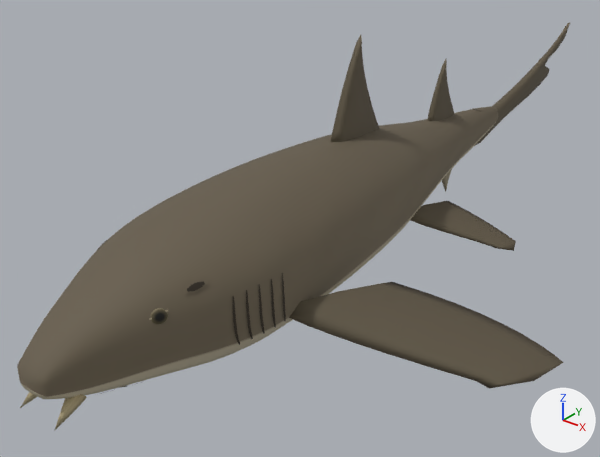
Renders of the glTF model assets/models/marine/nurse-shark.glb from each side of a commit.
Rendered twice from a camera (50 mm lens) standing at (0.487, -0.972, 0.281) and looking at (-0.054, -0.296, -0.138). The lights are fixed; the arrows at lower right show +X, +Y and +Z. The older version comes first.

The scene before the commit, as lines of its bpy script (objects in view):
```python
me_mesh_0 = bpy.data.meshes.new('Mesh_0')
me_mesh_0.from_pydata(...)  # 3092 vertices, 5788 faces; spans x -0.274..0.274, y -0.697..0.308, z -0.177..0.088
me_mesh_0.materials.append(mat_painted_skin)
ob_nurse_shark_body = bpy.data.objects.new('nurse-shark-body', me_mesh_0)
ob_nurse_shark_body.location = (0.0, 0.0, 0.0)
```
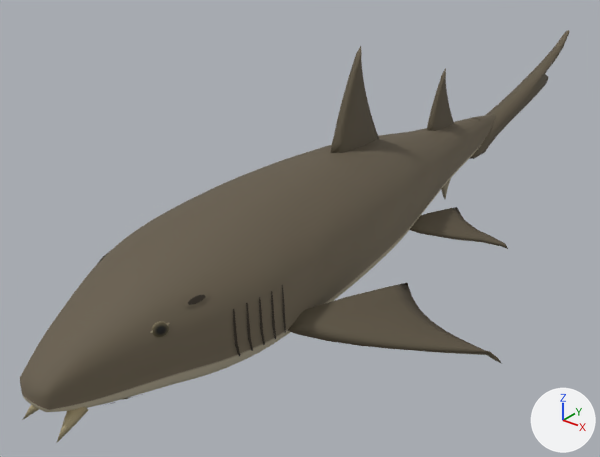
What differs and where, as boxes [x1, y1, x2, y2] in the pictures (600 x 457 px; the box of a moved part takes in the faces that stretch with it):
'nurse-shark-body', reshaped
    before: [17, 22, 570, 431]
    after: [20, 30, 570, 442]
part 1 of me_mesh_0, moved or reshaped
    before: [17, 106, 498, 399]
    after: [20, 115, 495, 412]
part 2 of me_mesh_0, moved or reshaped
    before: [331, 35, 379, 142]
    after: [331, 46, 379, 153]
part 3 of me_mesh_0, moved or reshaped
    before: [427, 59, 454, 121]
    after: [427, 68, 454, 131]
part 4 of me_mesh_0, moved or reshaped
    before: [442, 169, 452, 191]
    after: [441, 178, 451, 199]
part 5 of me_mesh_0, moved or reshaped
    before: [475, 22, 570, 145]
    after: [469, 30, 570, 159]
part 6 of me_mesh_0, moved or reshaped
    before: [151, 308, 168, 325]
    after: [152, 321, 169, 338]
part 7 of me_mesh_0, moved or reshaped
    before: [184, 280, 208, 294]
    after: [184, 293, 208, 307]
part 8 of me_mesh_0, moved or reshaped
    before: [187, 281, 205, 292]
    after: [188, 295, 206, 305]
part 9 of me_mesh_0, moved or reshaped
    before: [233, 296, 240, 345]
    after: [233, 309, 240, 357]
part 10 of me_mesh_0, moved or reshaped
    before: [246, 290, 253, 339]
    after: [246, 303, 253, 351]
part 11 of me_mesh_0, moved or reshaped
    before: [259, 285, 265, 334]
    after: [259, 297, 265, 345]
part 12 of me_mesh_0, moved or reshaped
    before: [271, 279, 276, 328]
    after: [271, 291, 276, 339]
part 13 of me_mesh_0, moved or reshaped
    before: [282, 273, 286, 321]
    after: [282, 285, 286, 333]
part 14 of me_mesh_0, moved or reshaped
    before: [289, 201, 564, 389]
    after: [288, 207, 508, 363]
part 15 of me_mesh_0, moved or reshaped
    before: [20, 381, 144, 431]
    after: [23, 397, 133, 442]

Edits to the bpy script that builds the scene:
```text
Change me_mesh_0:
    used by ob_nurse_shark_body; location = (0.0, 0.0, 0.0)
    remove me_mesh_0.from_pydata(...)  # 3092 vertices, 5788 faces; spans x -0.274..0.274, y -0.697..0.308, z -0.177..0.088
    add me_mesh_0.from_pydata(...)  # 3092 vertices, 5788 faces; spans x -0.228..0.228, y -0.697..0.308, z -0.177..0.076
    me_mesh_0 part 1: the loose piece of 2178 vertices spanning x -0.082..0.082, y -0.697..0.073, z -0.157..-0.013 is moved by (0.0, 0.0, -0.012)
    me_mesh_0 part 2: the loose piece of 58 vertices spanning x -0.009..0.009, y -0.315..-0.212, z -0.039..0.088 is moved by (0.0, 0.0, -0.012)
    me_mesh_0 part 3: the loose piece of 50 vertices spanning x -0.006..0.006, y -0.116..-0.038, z -0.066..0.027 is moved by (0.0, 0.0, -0.012)
    me_mesh_0 part 4: the loose piece of 42 vertices spanning x -0.005..0.005, y -0.075..-0.017, z -0.16..-0.099 is moved by (0.0, 0.0, -0.012)
    me_mesh_0 part 5: the loose piece of 146 vertices spanning x -0.01..0.01, y -0.026..0.308, z -0.108..0.006 is scaled about its middle by (1.89, 1, 1), then moved by (0.0, 0.0, -0.012)
    me_mesh_0 part 6: the loose piece of 38 vertices spanning x 0.044..0.054, y -0.611..-0.594, z -0.076..-0.06 is moved by (0.0, 0.0, -0.012)
    me_mesh_0 part 7: the loose piece of 10 vertices spanning x 0.054..0.062, y -0.58..-0.559, z -0.056..-0.049 is moved by (0.0, 0.0, -0.012)
    me_mesh_0 part 8: the loose piece of 10 vertices spanning x 0.055..0.061, y -0.577..-0.562, z -0.055..-0.05 is moved by (0.0, 0.0, -0.012)
    me_mesh_0 part 9: the loose piece of 12 vertices spanning x 0.072..0.075, y -0.545..-0.536, z -0.119..-0.068 is moved by (0.0, 0.0, -0.012)
    me_mesh_0 part 10: the loose piece of 12 vertices spanning x 0.075..0.078, y -0.532..-0.522, z -0.12..-0.068 is moved by (0.0, 0.0, -0.012)
    me_mesh_0 part 11: the loose piece of 12 vertices spanning x 0.077..0.08, y -0.518..-0.509, z -0.12..-0.068 is moved by (0.0, 0.0, -0.012)
    me_mesh_0 part 12: the loose piece of 12 vertices spanning x 0.078..0.082, y -0.505..-0.495, z -0.12..-0.067 is moved by (0.0, 0.0, -0.012)
    me_mesh_0 part 13: the loose piece of 12 vertices spanning x 0.078..0.083, y -0.491..-0.482, z -0.12..-0.067 is moved by (0.0, 0.0, -0.012)
    me_mesh_0 part 14: 232 of 3092 vertices moved; they spanned x -0.274..0.274, y -0.48..-0.138, z -0.177..-0.108 and now span x -0.228..0.228, y -0.484..-0.138, z -0.177..-0.12; mean shift (0.0, 0.001, -0.007); largest move (0.274, -0.309, -0.174) -> (0.223, -0.341, -0.174)
    me_mesh_0 part 15: 72 of the vertices in x -0.04..0.04, y -0.693..-0.616, z -0.137..-0.114 are moved by (0.0, 0.0, -0.012)
    other edits to the shape of me_mesh_0 do not show in these pictures
```
